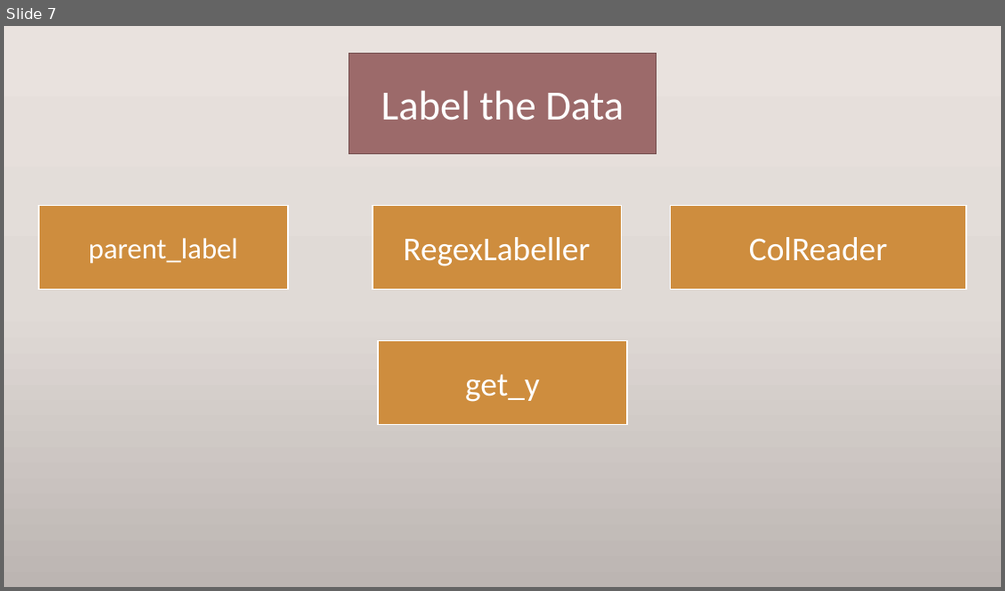
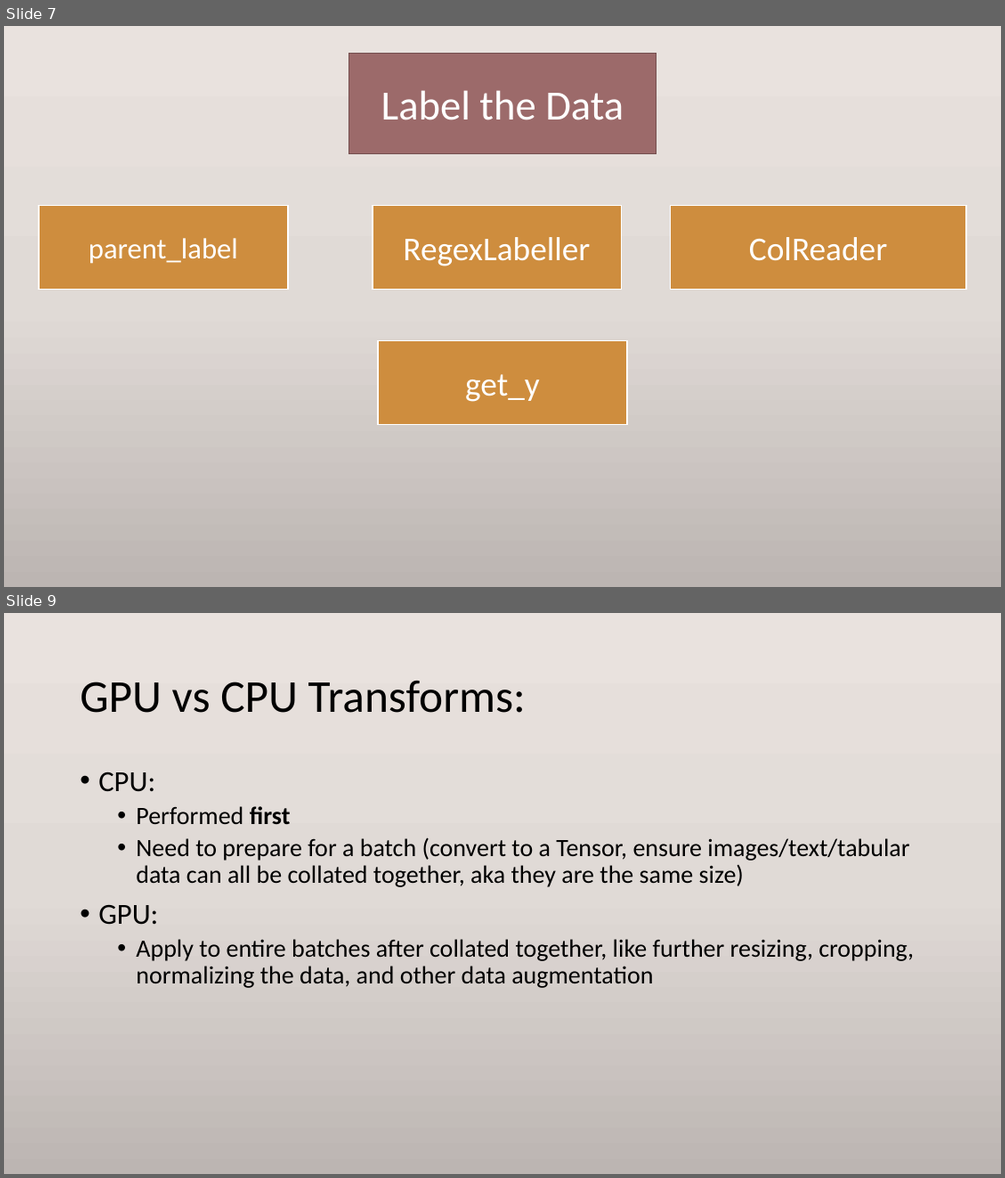
Before and after one commit to kevinlai1010/Deep-Learnging-for-coders, a slide deck: 01_Slides.pptx. Shown one above the other, each under a label of ours: slide 7 before the commit, slides 7 and 9 after it; the slides between them are not shown. The pictures are 1005x591 and 1005x1178 pixels, drawn with LibreOffice and Linux fonts; fonts in the diff are those of the drawing. Boxes give left, top, right and bottom in pixels: in the first picture for what was removed or moved away, otherwise in the second. Text is boxed around its words. In the diff, an @@ line names an element or a change of style, - is before the commit and + after.

```diff
--- a/01_Slides.pptx
+++ b/01_Slides.pptx
@@ slide 9 added at bbox=[4, 613, 1001, 1174], background gradient #EBE3DF to #E2DBD8 to #BCB5B2 @@
@@ title added at bbox=[80, 681, 526, 713], 44 pt, text #000000 @@
+GPU vs CPU Transforms:
@@ text added at bbox=[98, 771, 914, 988], 24 pt, text #000000 @@
+• CPU:
+  • Performed first
+  • Need to prepare for a batch (convert to a Tensor, ensure images/text/tabular data can all be collated together, aka they are the same size)
+• GPU:
+  • Apply to entire batches after collated together, like further resizing, cropping, normalizing the data, and other data augmentation
```
Also in this commit, not shown: 3 slides changed, 1 other file.
